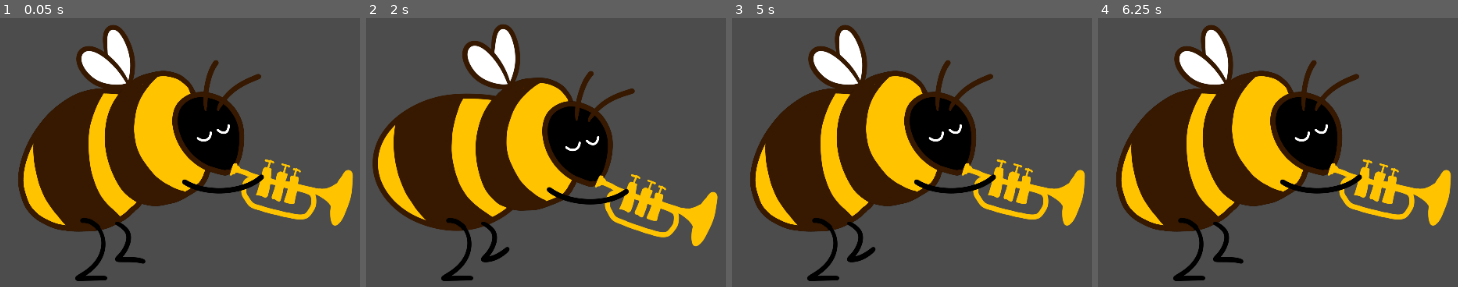
Above: before the commit, frames 1-4 (left to right).
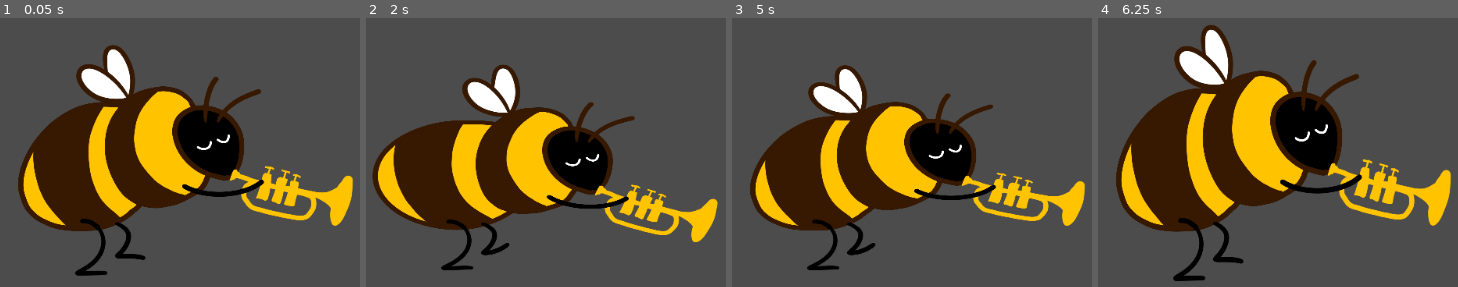
Above: after the commit, the same moments.

Repository: proximadams/Bee-Major
Game: Godot game, scene res://Scenes/Bee.tscn
The game is run twice, just before and just after one commit, with the same random seed, the same clock (stepped at 60 frames per second) and the same inputs. The project has no main scene, so this scene is started directly.
Inputs:
- Up to frame 1 (0.05 s): no input
- Up to frame 2 (2 s): no input
- Up to frame 3 (5 s): tap Enter at 3.5 s
- Up to frame 4 (6.25 s): no input

The runs differ from the first frame. In frame 1, 13% of the frame differs, in the area x 5-99%, y 2-98%; in frame 2, 19%, in the area x 1-98%, y 2-98%; in frame 3, 19%; in frame 4, nothing differs.

Commit message:
better dance animation (squash)

Diff:
--- a/Scenes/Bee.tscn
+++ b/Scenes/Bee.tscn
@@ -132,6 +132,30 @@
 "update": 1,
 "values": [ Vector2( 0, 60 ), Vector2( 0, 0 ) ]
 }
+tracks/10/type = "value"
+tracks/10/path = NodePath("Sprites:scale")
+tracks/10/interp = 1
+tracks/10/loop_wrap = true
+tracks/10/imported = false
+tracks/10/enabled = true
+tracks/10/keys = {
+"times": PoolRealArray( 0, 0.1, 0.9, 1, 1.1, 1.9 ),
+"transitions": PoolRealArray( 1, 1, 1, 1, 1, 1 ),
+"update": 0,
+"values": [ Vector2( 0.25, 0.2 ), Vector2( 0.25, 0.25 ), Vector2( 0.25, 0.25 ), Vector2( 0.25, 0.2 ), Vector2( 0.25, 0.25 ), Vector2( 0.25, 0.25 ) ]
+}
+tracks/11/type = "value"
+tracks/11/path = NodePath("Sprites:position")
+tracks/11/interp = 1
+tracks/11/loop_wrap = true
+tracks/11/imported = false
+tracks/11/enabled = true
+tracks/11/keys = {
+"times": PoolRealArray( 0, 0.1, 0.9, 1, 1.1, 1.9 ),
+"transitions": PoolRealArray( 1, 1, 1, 1, 1, 1 ),
+"update": 0,
+"values": [ Vector2( 0, 15 ), Vector2( 0, 0 ), Vector2( 0, 0 ), Vector2( 0, 15 ), Vector2( 0, 0 ), Vector2( 0, 0 ) ]
+}
 
 [sub_resource type="Animation" id=2]
 length = 0.001
@@ -255,6 +279,30 @@
 "update": 0,
 "values": [ Vector2( 0, 60 ) ]
 }
+tracks/10/type = "value"
+tracks/10/path = NodePath("Sprites:scale")
+tracks/10/interp = 1
+tracks/10/loop_wrap = true
+tracks/10/imported = false
+tracks/10/enabled = true
+tracks/10/keys = {
+"times": PoolRealArray( 0 ),
+"transitions": PoolRealArray( 1 ),
+"update": 0,
+"values": [ Vector2( 0.25, 0.25 ) ]
+}
+tracks/11/type = "value"
+tracks/11/path = NodePath("Sprites:position")
+tracks/11/interp = 1
+tracks/11/loop_wrap = true
+tracks/11/imported = false
+tracks/11/enabled = true
+tracks/11/keys = {
+"times": PoolRealArray( 0 ),
+"transitions": PoolRealArray( 1 ),
+"update": 0,
+"values": [ Vector2( 0, -15 ) ]
+}
 
 [node name="Bee" type="Node2D"]
 position = Vector2( 600, 268 )
@@ -265,6 +313,7 @@
 anims/RESET = SubResource( 2 )
 
 [node name="Sprites" type="Node2D" parent="."]
+position = Vector2( 0, -15 )
 scale = Vector2( 0.25, 0.25 )
 
 [node name="Butt" type="Sprite" parent="Sprites"]
